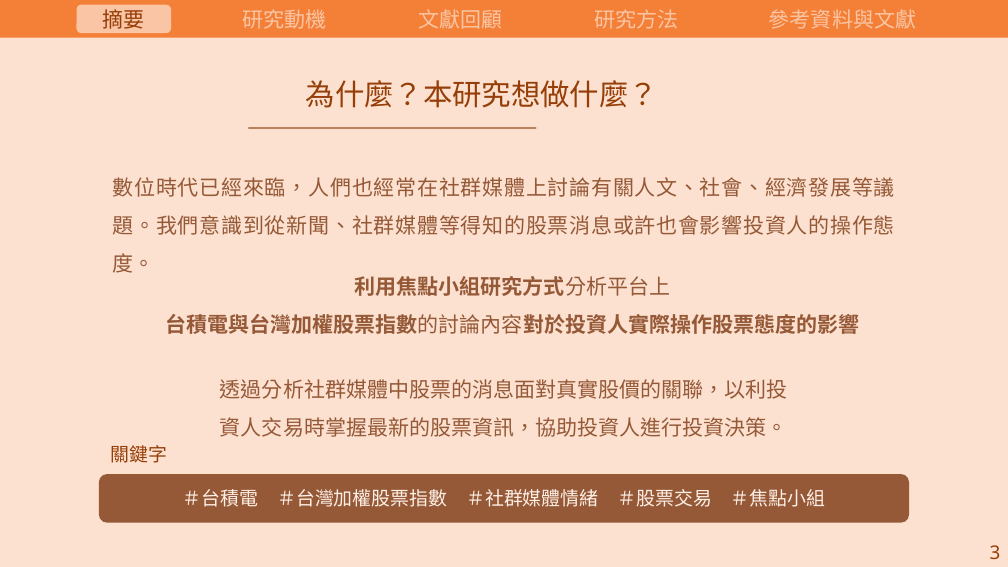
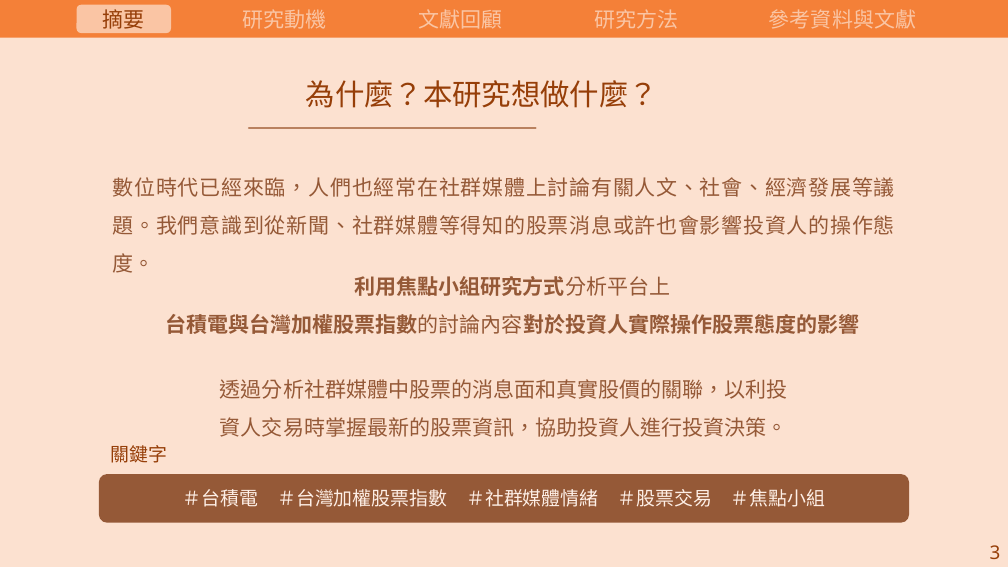
Before and after one commit to carina419/NTUST, a slide deck: slide 4 of 112-2/MI6006701 研究方法/研究方法期末報告.pptx. Drawn at 1008x567 pixels with LibreOffice and Linux fonts; fonts in the diff are those of the drawing. Boxes give left, top, right and bottom in pixels: in the first picture for what was removed or moved away, otherwise in the second. Text is boxed around its words. In the diff, an @@ line names an element or a change of style, - is before the commit and + after.

```diff
--- a/112-2/MI6006701 研究方法/研究方法期末報告.pptx
+++ b/112-2/MI6006701 研究方法/研究方法期末報告.pptx
@@ text at (x1=220, y1=379, x2=788, y2=437): text changed @@
-透過分析社群媒體中股票的消息面對真實股價的關聯，以利投資人交易時掌握最新的股票資訊，協助投資人進行投資決策。
+透過分析社群媒體中股票的消息面和真實股價的關聯，以利投資人交易時掌握最新的股票資訊，協助投資人進行投資決策。
```
Also in this commit, not shown: 10 other slides changed, 2 slides removed.
